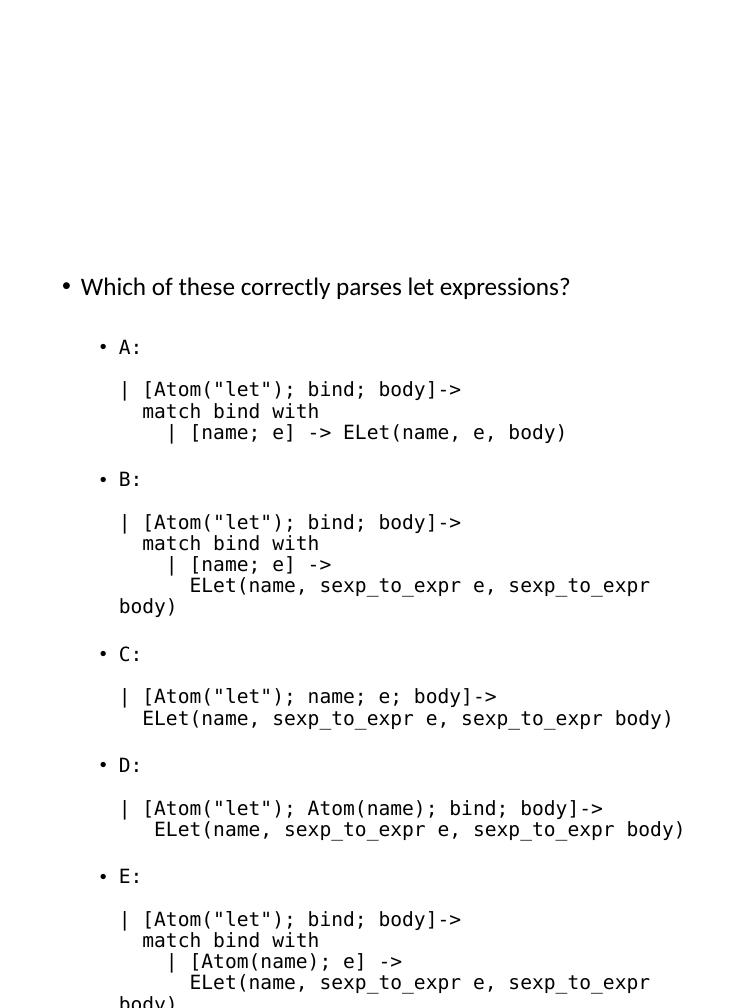
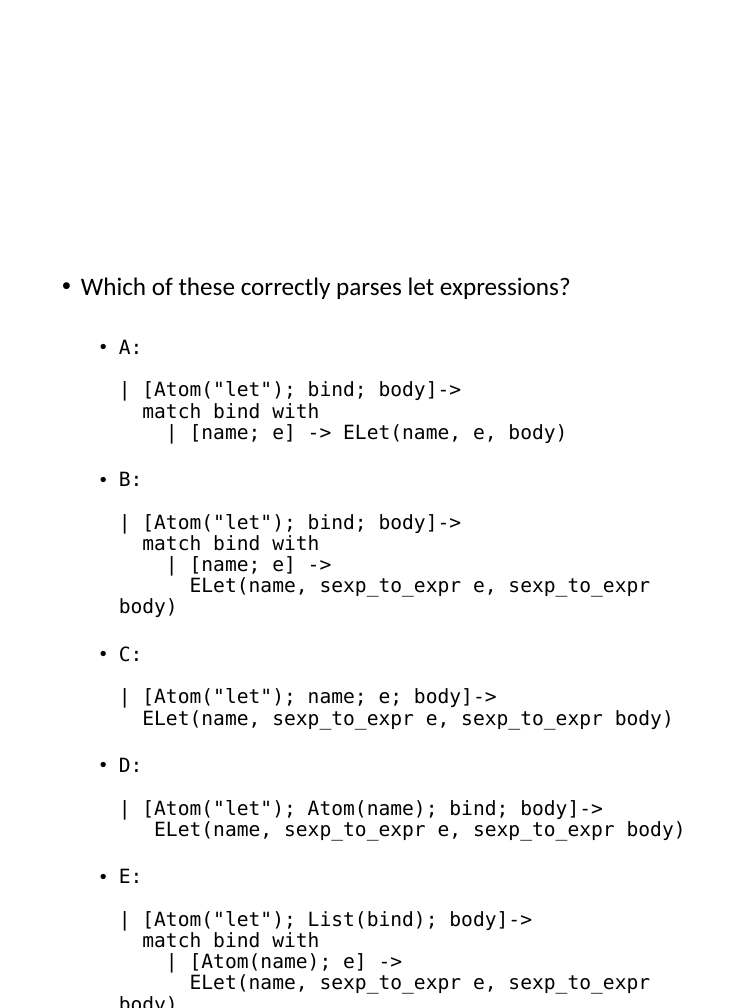
Before and after one commit to ucsd-cse131-s18/ucsd-cse131-s18.github.io, a slide deck: slide 5 of lectures/04-11-wed/slides-handout.pptx. Drawn at 756x1008 pixels with LibreOffice and Linux fonts; fonts in the diff are those of the drawing. Boxes give left, top, right and bottom in pixels: in the first picture for what was removed or moved away, otherwise in the second. Text is boxed around its words. In the diff, an @@ line names an element or a change of style, - is before the commit and + after.

Commit message:
fix typo from lecture!

```diff
--- a/lectures/04-11-wed/slides-handout.pptx
+++ b/lectures/04-11-wed/slides-handout.pptx
@@ text at <box>119,868,650,994</box>: text changed @@
-  • E:
-    | [Atom("let"); bind; body]->
-    match bind with
-    | [Atom(name); e] ->
-    ELet(name, sexp_to_expr e, sexp_to_expr body)
+  • E:
+    | [Atom("let"); List(bind); body]->
+    match bind with
+    | [Atom(name); e] ->
+    ELet(name, sexp_to_expr e, sexp_to_expr body)
```
Also in this commit, not shown: 2 other files.
